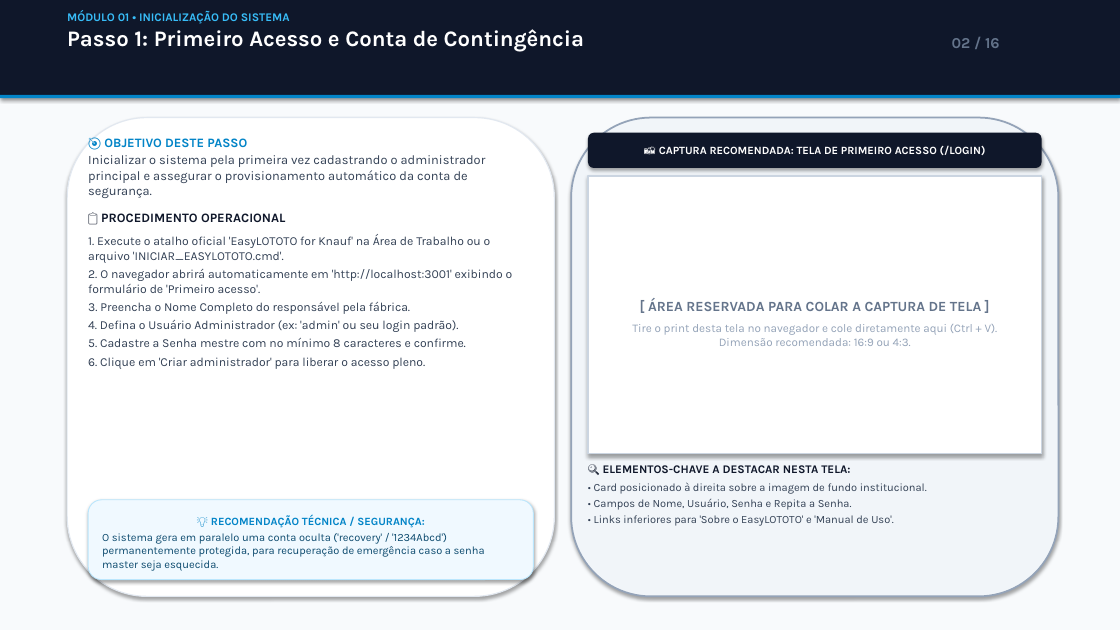
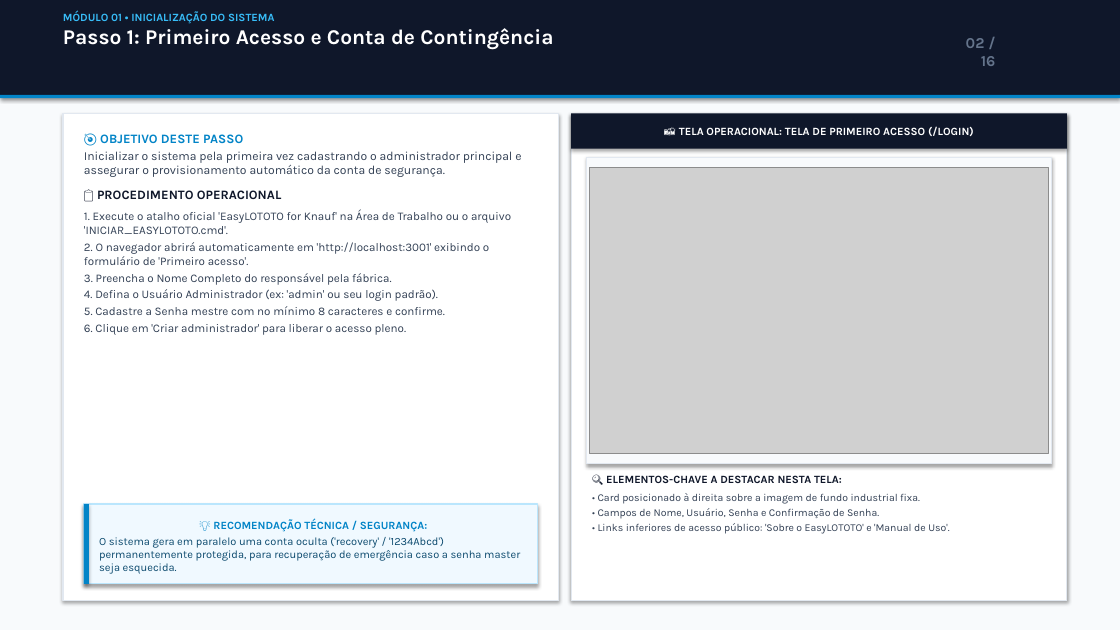
Before and after one commit to devrodrigo777/factory_map_1_online, a slide deck: slide 2 of client/public/Passo_a_Passo_EasyLOTOTO_for_Knauf.pptx. Drawn at 1120x630 pixels with LibreOffice and Linux fonts; fonts in the diff are those of the drawing; grey boxes stand for pictures. Boxes give left, top, right and bottom in pixels: in the first picture for what was removed or moved away, otherwise in the second. Text is boxed around its words. In the diff, an @@ line names an element or a change of style, - is before the commit and + after.

Commit message:
docs: update Passo_a_Passo_EasyLOTOTO_for_Knauf.pptx with embedded screenshots and clean rectangular design

```diff
--- a/client/public/Passo_a_Passo_EasyLOTOTO_for_Knauf.pptx
+++ b/client/public/Passo_a_Passo_EasyLOTOTO_for_Knauf.pptx
@@ text "MÓDULO 01 • INICIALIZAÇÃO DO ..." at [63, 11, 553, 50]: size 10 to 9.5 pt in "MÓDULO 01 • INICIALIZAÇÃO DO SISTEMA"; size 19 to 18 pt in "Passo 1: Primeiro Acesso e Conta de ..." @@
@@ text "02 / 16" rewrapped from [952, 38, 1000, 48] to [966, 38, 996, 66] @@
@@ rectangle: place and size @@
-rectangle at [67, 118, 555, 597]
+rectangle at [63, 113, 559, 601]
@@ rectangle at [63, 113, 559, 601]: rounded rectangle to rectangle @@
@@ rectangle "📸 TELA OPERACIONAL: TELA DE ..." at [571, 113, 1067, 149]: rounded rectangle to rectangle @@
@@ rectangle "📸 TELA OPERACIONAL: TELA DE ...": place and size @@
-rectangle "📸 TELA OPERACIONAL: TELA DE ..." at [588, 133, 1042, 168]
+rectangle "📸 TELA OPERACIONAL: TELA DE ..." at [571, 113, 1067, 149]
@@ rounded rectangle removed at [571, 118, 1059, 597] @@
@@ rectangle added at [571, 113, 1067, 601], fill #FFFFFF, outline #E2E8F0 1 pt @@
@@ text in rectangle at [679, 126, 974, 136]: text changed @@
-📸 CAPTURA RECOMENDADA: TELA DE PRIMEIRO ACESSO (/LOGIN)
+📸 TELA OPERACIONAL: TELA DE PRIMEIRO ACESSO (/LOGIN)
@@ text at [84, 151, 521, 335]: size 11 to 10.5 pt in "Inicializar o sistema pela primeira vez cadastrando ..."; size 10.5 to 10 pt in "1. Execute o atalho oficial 'EasyLOTOTO for ...", "2. O navegador abrirá automaticamente em 'http://localhost:3 ...", "3. Preencha o Nome Completo do responsável ...", "4. Defina o Usuário Administrador (ex: 'admin' ..." and 2 more places; less space between paragraphs @@
@@ rectangle added at [586, 157, 1052, 464], fill #F8FAFC, outline #E2E8F0 1 pt @@
@@ rectangle removed at [588, 176, 1042, 454] @@
-[ ÁREA RESERVADA PARA COLAR A CAPTURA DE TELA ]
-Tire o print desta tela no navegador e cole diretamente aqui (Ctrl + V).
-Dimensão recomendada: 16:9 ou 4:3.
@@ picture added at [590, 167, 1049, 454] @@
@@ text "🔍 ELEMENTOS-CHAVE A DESTACAR NESTA ...": place and size @@
-text "🔍 ELEMENTOS-CHAVE A DESTACAR NESTA ..." at [594, 465, 927, 526]
+text "🔍 ELEMENTOS-CHAVE A DESTACAR NESTA ..." at [598, 475, 949, 534]
@@ text at [606, 475, 842, 483]: size 10 to 9.5 pt in "🔍 ELEMENTOS-CHAVE A DESTACAR NESTA TELA:" @@
@@ rectangle "💡 RECOMENDAÇÃO TÉCNICA / SEGURANÇA:": place and size @@
-rectangle "💡 RECOMENDAÇÃO TÉCNICA / SEGURANÇA:" at [88, 500, 534, 580]
+rectangle "💡 RECOMENDAÇÃO TÉCNICA / SEGURANÇA:" at [84, 504, 538, 584]
@@ rectangle "💡 RECOMENDAÇÃO TÉCNICA / SEGURANÇA:" at [84, 504, 538, 584]: rounded rectangle to rectangle; outline #BAE6FD 0.75 pt to #BAE6FD 1 pt @@
@@ rectangle added at [84, 504, 89, 584], fill #0284C7 @@
@@ text at [598, 493, 949, 534]: text changed; size 9.5 to 9 pt @@
-• Card posicionado à direita sobre a imagem de fundo institucional.
-• Campos de Nome, Usuário, Senha e Repita a Senha.
-• Links inferiores para 'Sobre o EasyLOTOTO' e 'Manual de Uso'.
+• Card posicionado à direita sobre a imagem de fundo industrial fixa.
+• Campos de Nome, Usuário, Senha e Confirmação de Senha.
+• Links inferiores de acesso público: 'Sobre o EasyLOTOTO' e 'Manual de Uso'.
```
Also in this commit, not shown: 15 other slides changed, 1 other file.
